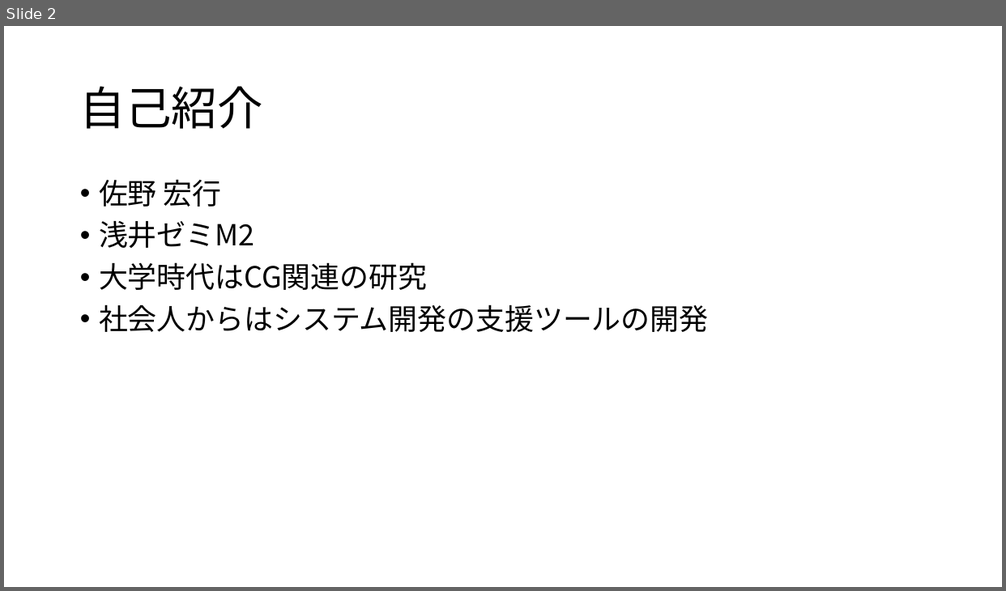
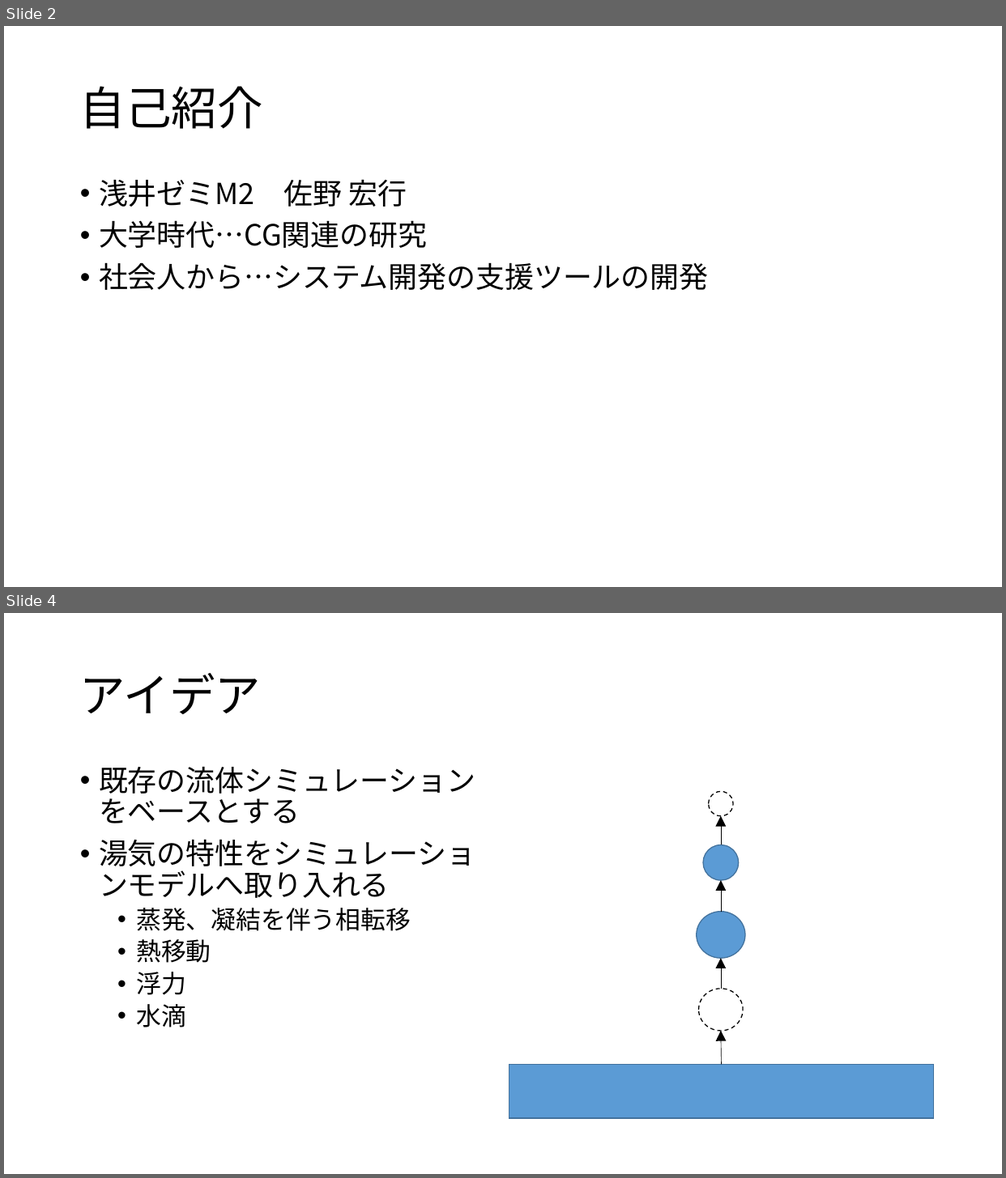
Before and after one commit to sanofc/onsen, a slide deck: docs/presentation/20160527/CGによる湯気のシミュレーション.pptx. Shown one above the other, each under a label of ours: slide 2 before the commit, slides 2 and 4 after it; the slides between them are not shown. The pictures are 1006x591 and 1006x1178 pixels, drawn with LibreOffice and Linux fonts; fonts in the diff are those of the drawing. Boxes give left, top, right and bottom in pixels: in the first picture for what was removed or moved away, otherwise in the second. Text is boxed around its words. In the diff, an @@ line names an element or a change of style, - is before the commit and + after.

```diff
--- a/docs/presentation/20160527/CGによる湯気のシミュレーション.pptx
+++ b/docs/presentation/20160527/CGによる湯気のシミュレーション.pptx
@@ slide 4 added at [4, 613, 1002, 1174], background #FFFFFF @@
@@ title added at [80, 673, 261, 714], 44 pt, text #000000 @@
+アイデア
@@ text added at [99, 766, 475, 1028], 28 pt, text #000000 @@
+• 既存の流体シミュレーションをベースとする
+• 湯気の特性をシミュレーションモデルへ取り入れる
+  • 蒸発、凝結を伴う相転移
+  • 熱移動
+  • 浮力
+  • 水滴
@@ ellipse added at [709, 791, 733, 815], fill #FFFFFF, outline #000000 1 pt dashed @@
@@ arrow added from (721, 845) to (721, 815), #000000 0.5 pt @@
@@ ellipse added at [703, 845, 739, 880], fill #5B9BD5, outline #43739E 1 pt @@
@@ arrow added from (721, 912) to (721, 880), #000000 0.5 pt @@
@@ ellipse added at [697, 912, 745, 958], fill #5B9BD5, outline #43739E 1 pt @@
@@ arrow added from (721, 989) to (721, 958), #000000 0.5 pt @@
@@ ellipse added at [699, 989, 743, 1031], fill #FFFFFF, outline #000000 1 pt dashed @@
@@ arrow added from (721, 1064) to (721, 1031), #000000 0.5 pt @@
@@ rectangle added at [509, 1064, 934, 1118], fill #5B9BD5, outline #43739E 1 pt @@
@@ slide 2 changed as well @@
@@ text at [99, 179, 708, 290]: text changed @@
-• 佐野 宏行
-• 浅井ゼミM2
-• 大学時代はCG関連の研究
-• 社会人からはシステム開発の支援ツールの開発
+• 浅井ゼミM2 佐野 宏行
+• 大学時代…CG関連の研究
+• 社会人から…システム開発の支援ツールの開発
```
Also in this commit, not shown: 2 other slides changed, 3 other slides added, 2 slides removed, 2 other files.
